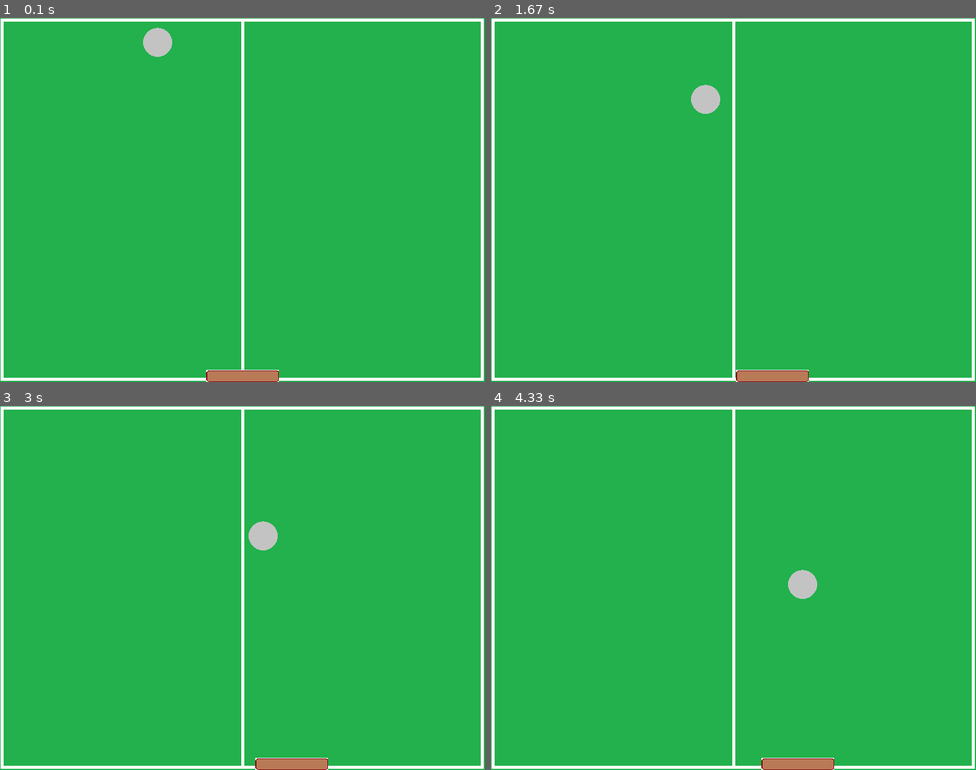
Above: before the commit, frames 1-4 (two rows, left to right).
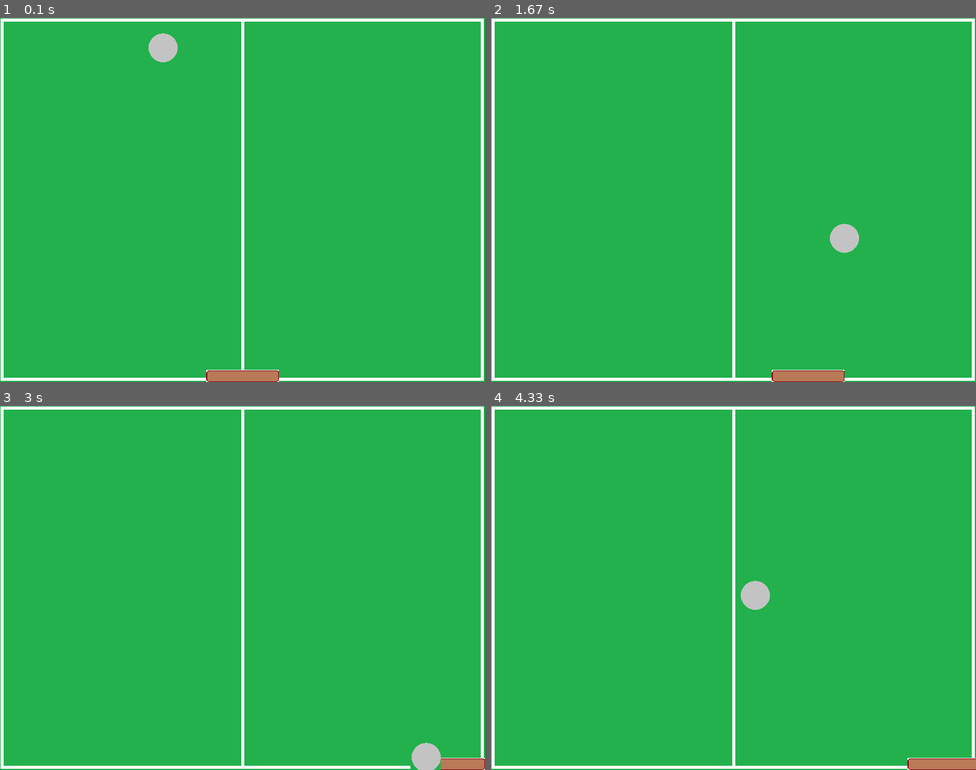
Above: after the commit, the same moments.

Repository: PavelVNazarov/other-programs
Game: pygame game, started from ping_pong_game.py
The game is run twice, just before and just after one commit, with the same random seed, the same clock (stepped at 60 frames per second) and the same inputs.
Inputs:
- Up to frame 1 (0.1 s): no input
- Up to frame 2 (1.67 s): hold Right 0.33-0.8 s; hold Right 0.83-1.3 s; hold Left from 1.33 s (still down)
- Up to frame 3 (3 s): release Left at 1.87 s; hold Left 1.9-2.3 s; hold Right 2.33-2.97 s
- Up to frame 4 (4.33 s): hold Left 3-3.47 s; hold Right 3.5-3.97 s; hold Right from 4 s (still down)

The runs differ from the first frame. In frame 1, 0.2% of the frame differs, in the area x 29-37%, y 2-13%; in frame 2, 1.3%; in frame 3, 1.6%; in frame 4, 1.7%, in the area x 51-100%, y 45-100%.

Commit message:
Update ping_pong_game.py

Diff:
--- a/ping_pong_game.py
+++ b/ping_pong_game.py
@@ -5,10 +5,11 @@
 import pygame
 from pygame.transform import scale
 from random import randint
+from time import sleep
 
-# создаем Астероид, расширяющий класс Спрайт
+speed = 0.005
 
-    # конструктор, в который передаются стартовые координаты
+# конструктор, в который передаются стартовые координаты
 class Ball(pygame.sprite.Sprite):
     def __init__(self,x,y):
         pygame.sprite.Sprite.__init__(self)
@@ -32,6 +33,9 @@
             self.kill()
         if self.rect.y <= 0:
             self.change_y = 0.5
+
+        global speed
+        sleep(speed)
 
         self.rect.x = self.rect.x + self.change_x
         self.rect.y = self.rect.y + self.change_y
@@ -68,14 +72,15 @@
 pygame.display.set_caption("Ping-Pong")
 
 sky = scale(pygame.image.load("pong_table.png"), (800, 600))
-# создаем корабль в точке 400 400
+
+# создаем ракетку в точке 340 580
 ship = Spaceship(340, 580)
 
 # заведем переменные, чтобы помнить, какие клавиши нажаты
 left = False
 right = False
 
-# создаем астероид
+# создаем шарик
 ball = Ball(randint(5, 700), 5)
 
 while True:
@@ -99,12 +104,12 @@
     # рисуем небо
     screen.blit(sky, (0, 0))
 
-    # перемещаем корабль
+    # перемещаем ракетку
     ship.update(left, right)
     # просим корабль нарисоваться
     ship.draw(screen)
 
-    # не астероид а шарик
+    # шарик
 
     ball.update()
     ball.draw(screen)
